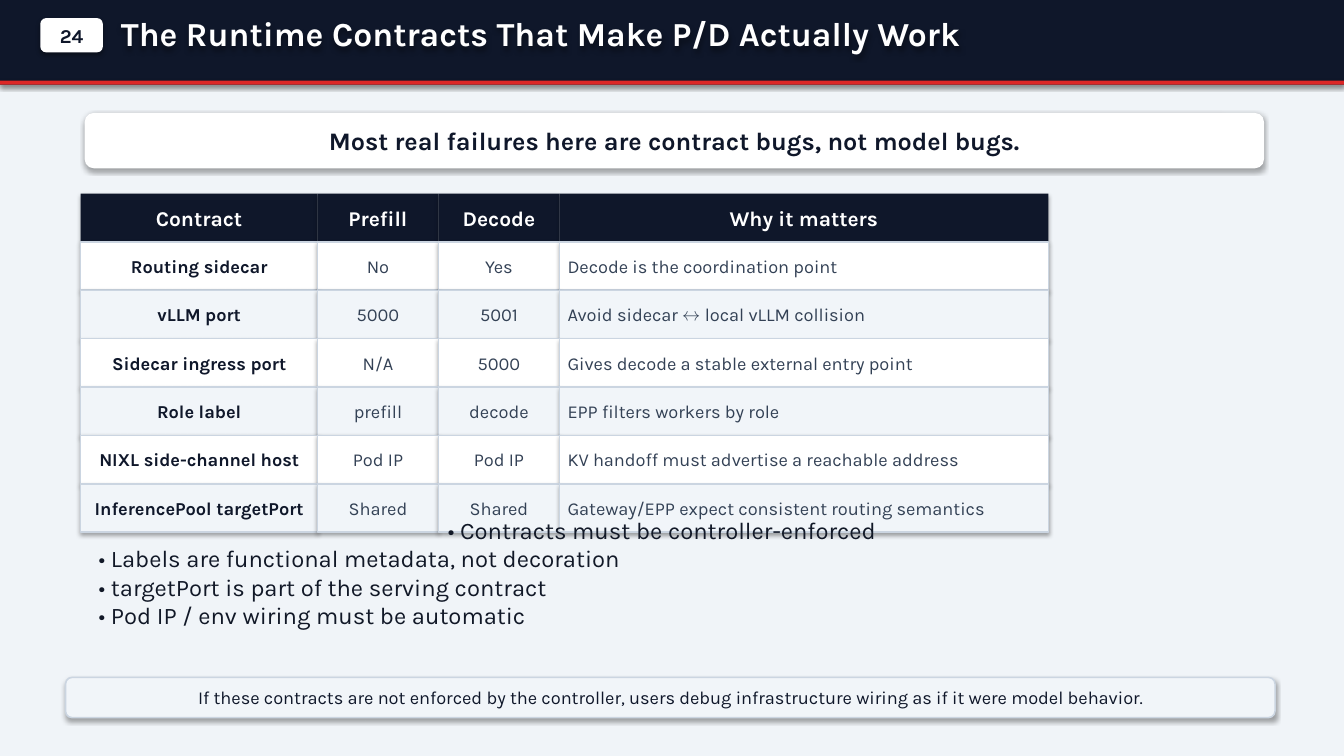
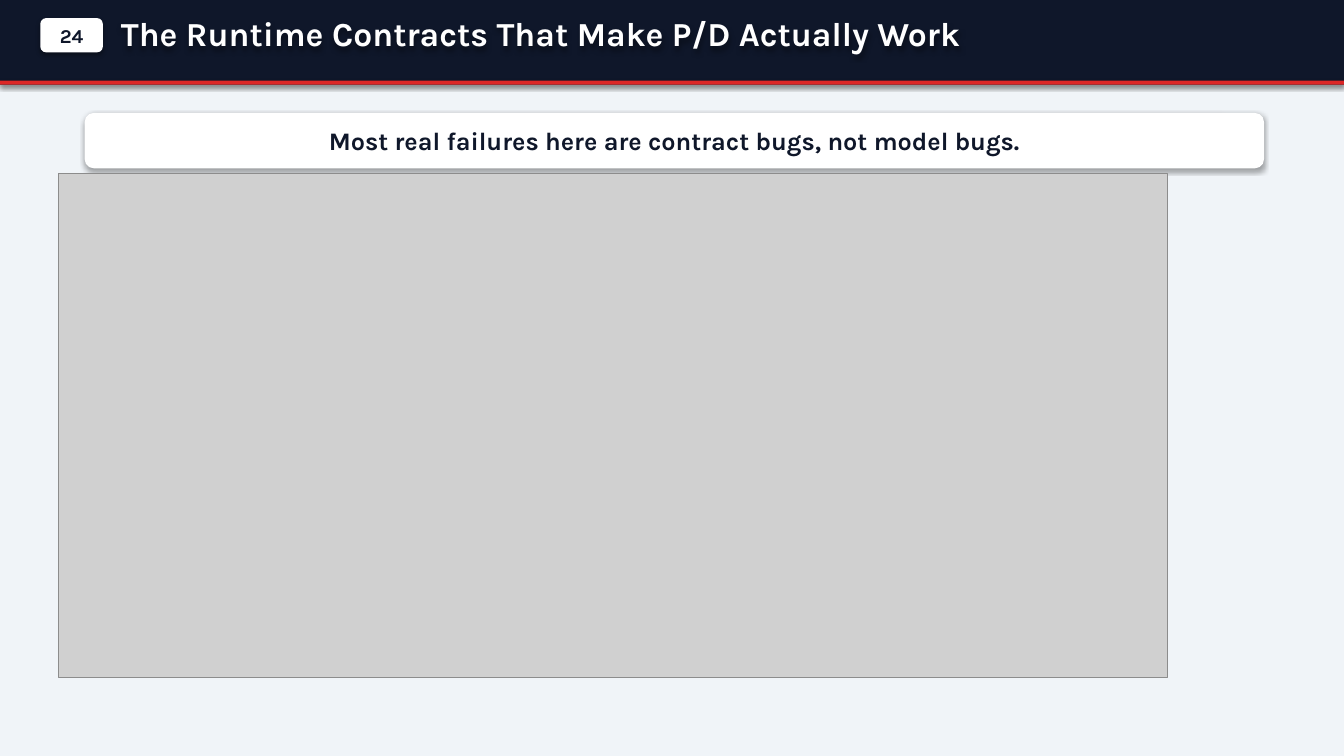
Before and after one commit to andyzhangx/demo, a slide deck: slide 9 of llm/kaito-llm-d-pd-slides.pptx. Drawn at 1344x756 pixels with LibreOffice and Linux fonts; fonts in the diff are those of the drawing; grey boxes stand for pictures. Boxes give left, top, right and bottom in pixels: in the first picture for what was removed or moved away, otherwise in the second. Text is boxed around its words. In the diff, an @@ line names an element or a change of style, - is before the commit and + after.

```diff
--- a/llm/kaito-llm-d-pd-slides.pptx
+++ b/llm/kaito-llm-d-pd-slides.pptx
@@ picture added at (x1=58, y1=173, x2=1168, y2=678) @@
@@ rectangle removed at (x1=81, y1=194, x2=318, y2=242) @@
-Contract
@@ rectangle removed at (x1=318, y1=194, x2=439, y2=242) @@
-Prefill
@@ rectangle removed at (x1=439, y1=194, x2=560, y2=242) @@
-Decode
@@ rectangle removed at (x1=560, y1=194, x2=1049, y2=242) @@
-Why it matters
@@ rectangle removed at (x1=81, y1=242, x2=318, y2=290) @@
-Routing sidecar
@@ rectangle removed at (x1=318, y1=242, x2=439, y2=290) @@
-No
@@ rectangle removed at (x1=439, y1=242, x2=560, y2=290) @@
-Yes
@@ rectangle removed at (x1=560, y1=242, x2=1049, y2=290) @@
-Decode is the coordination point
@@ rectangle removed at (x1=81, y1=290, x2=318, y2=339) @@
-vLLM port
@@ rectangle removed at (x1=318, y1=290, x2=439, y2=339) @@
-5000
@@ rectangle removed at (x1=439, y1=290, x2=560, y2=339) @@
-5001
@@ rectangle removed at (x1=560, y1=290, x2=1049, y2=339) @@
-Avoid sidecar ↔ local vLLM collision
@@ rectangle removed at (x1=81, y1=339, x2=318, y2=387) @@
-Sidecar ingress port
@@ rectangle removed at (x1=318, y1=339, x2=439, y2=387) @@
-N/A
@@ rectangle removed at (x1=439, y1=339, x2=560, y2=387) @@
-5000
@@ rectangle removed at (x1=560, y1=339, x2=1049, y2=387) @@
-Gives decode a stable external entry point
@@ rectangle removed at (x1=81, y1=387, x2=318, y2=436) @@
-Role label
@@ rectangle removed at (x1=318, y1=387, x2=439, y2=436) @@
-prefill
@@ rectangle removed at (x1=439, y1=387, x2=560, y2=436) @@
-decode
@@ rectangle removed at (x1=560, y1=387, x2=1049, y2=436) @@
-EPP filters workers by role
@@ rectangle removed at (x1=81, y1=436, x2=318, y2=484) @@
-NIXL side-channel host
@@ rectangle removed at (x1=318, y1=436, x2=439, y2=484) @@
-Pod IP
@@ rectangle removed at (x1=439, y1=436, x2=560, y2=484) @@
-Pod IP
@@ rectangle removed at (x1=560, y1=436, x2=1049, y2=484) @@
-KV handoff must advertise a reachable address
@@ rectangle removed at (x1=81, y1=484, x2=318, y2=532) @@
-InferencePool targetPort
@@ rectangle removed at (x1=318, y1=484, x2=439, y2=532) @@
-Shared
@@ rectangle removed at (x1=439, y1=484, x2=560, y2=532) @@
-Shared
@@ rectangle removed at (x1=560, y1=484, x2=1049, y2=532) @@
-Gateway/EPP expect consistent routing semantics
@@ text removed at (x1=111, y1=518, x2=876, y2=630) @@
-• Contracts must be controller-enforced
-• Labels are functional metadata, not decoration
-• targetPort is part of the serving contract
-• Pod IP / env wiring must be automatic
@@ rounded rectangle removed at (x1=66, y1=678, x2=1275, y2=718) @@
-If these contracts are not enforced by the controller, users debug infrastructure wiring as if it were model behavior.
```
Also in this commit, not shown: 7 other slides changed, 10 other files.
